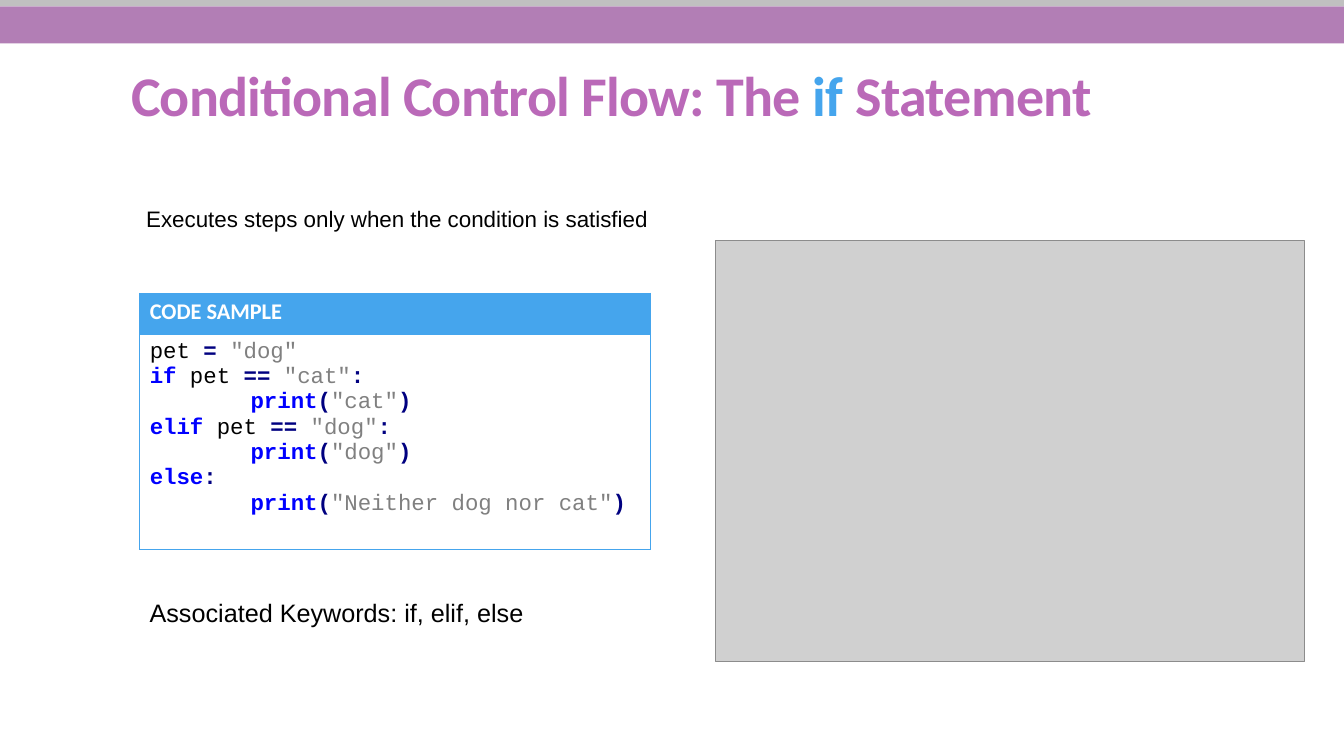
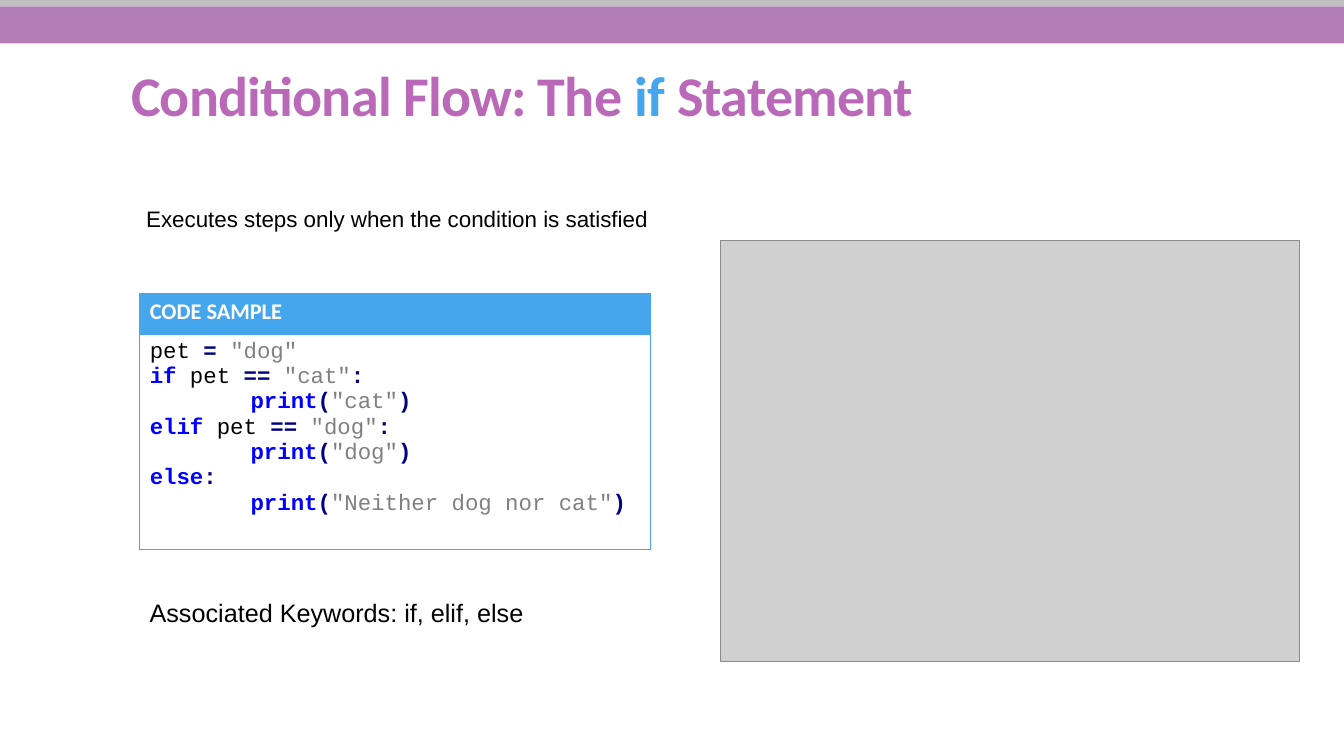
Before and after one commit to She-Codes-Now/Intro-to-Python, a slide deck: slide 22 of Python-SheCodesNow_updated.pptx. Drawn at 1344x756 pixels with LibreOffice and Linux fonts; fonts in the diff are those of the drawing; grey boxes stand for pictures; background and template pictures are left out. Boxes give left, top, right and bottom in pixels: in the first picture for what was removed or moved away, otherwise in the second. Text is boxed around its words. In the diff, an @@ line names an element or a change of style, - is before the commit and + after.

Commit message:
updated flow chart

```diff
--- a/Python-SheCodesNow_updated.pptx
+++ b/Python-SheCodesNow_updated.pptx
@@ title at (131, 76, 913, 117): text changed @@
-Conditional Control Flow: The if Statement
+Conditional Flow: The if Statement
@@ picture: place and size @@
-picture at (716, 241, 1305, 662)
+picture at (721, 241, 1301, 662)
```
Also in this commit, not shown: 13 other slides changed.
